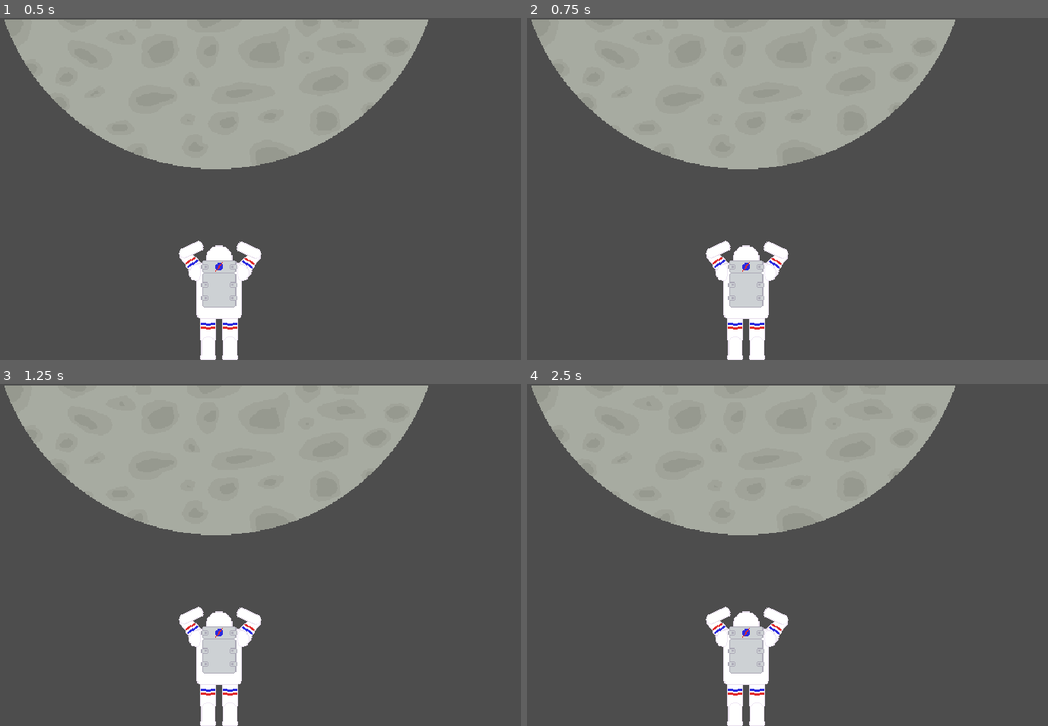
Above: before the commit, frames 1-4 (two rows, left to right).
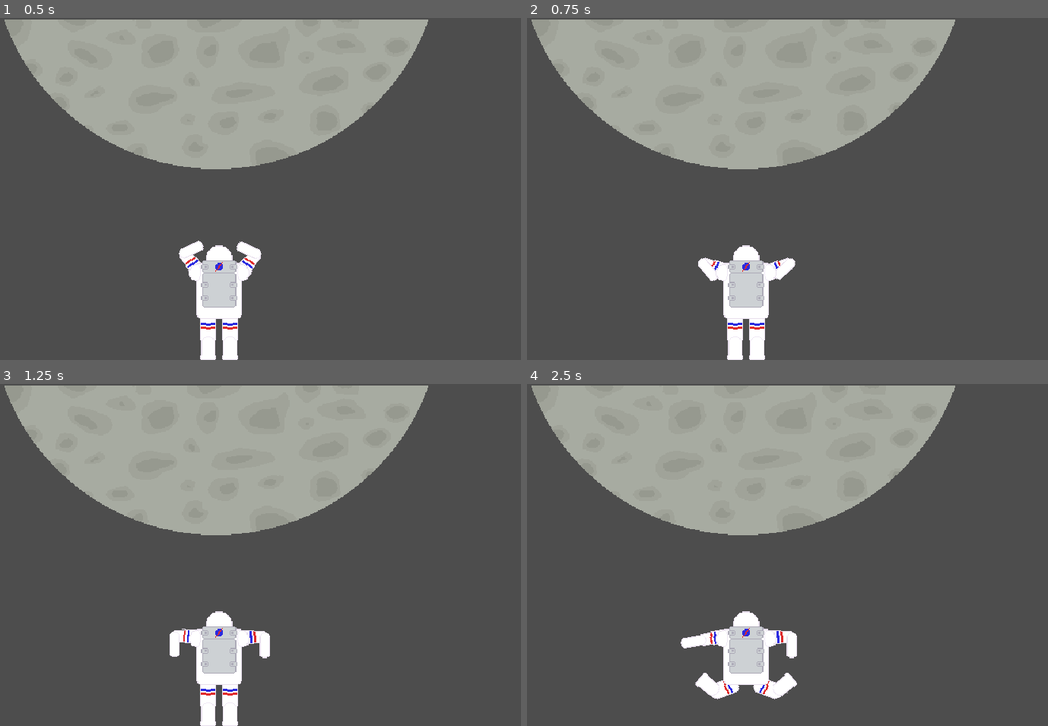
Above: after the commit, the same moments.

Repository: ADON15c/GGJ-2024
Game: Godot game, scene res://Scenes/Game/Game.tscn
Same seed, same stepped clock (60 frames per second), same inputs: the game is played once before the commit and once after it.
Inputs:
- Up to frame 1 (0.5 s): no input
- Up to frame 2 (0.75 s): tap Enter at 0.5 s; hold D from 0.53 s (still down); tap F at 0.6 s
- Up to frame 3 (1.25 s): keep holding D
- Up to frame 4 (2.5 s): tap Space at 1.25 s; release D at 1.28 s; tap J at 1.35 s; tap Enter at 2 s; hold D from 2.03 s (still down); tap K at 2.1 s

Frame 1 is identical in both runs. In frame 2, 0.7% of the frame differs, in the area x 32-52%, y 65-77%; in frame 3, 0.8%; in frame 4, 2.1%, in the area x 29-52%, y 65-100%.
Error before the commit: Invalid assignment of property or key 'text' with value of type 'String' on a base object of type 'null instance'. (res://Scenes/QuickTimePlayer/QuickTimePlaye…

Commit message:
Unbroke

Diff:
--- a/Scenes/Game/Game.gd
+++ b/Scenes/Game/Game.gd
@@ -1,4 +1,4 @@
 extends Node2D
 
 func _ready():
-	$QuickTimePlayer.pose_changed.connect(func(new_pose: Vector4i): $Astronaut.set_pose(new_pose, 1))
+	$QuickTimePlayer.pose_changed.connect(func(new_pose: Vector4i): $Astronaut.set_pose(new_pose, 0.25))
--- a/Scenes/QuickTimePlayer/QuickTimePlayer.gd
+++ b/Scenes/QuickTimePlayer/QuickTimePlayer.gd
@@ -10,7 +10,6 @@
 var current_pose : Vector4i:
 	set(value):
 		current_pose = value
-		$Label.text = str(current_pose.x) + "," + str(current_pose.y) + "," + str(current_pose.z) + "," + str(current_pose.w)
 		changed_pose()
 
 signal pose_changed(new_pose : Vector4i)
